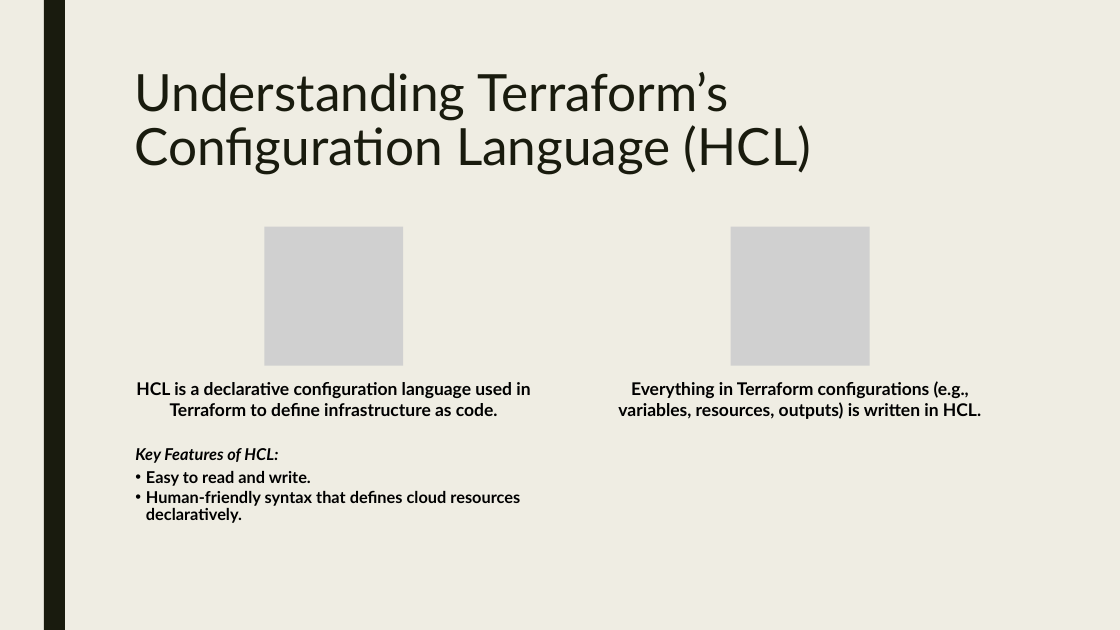
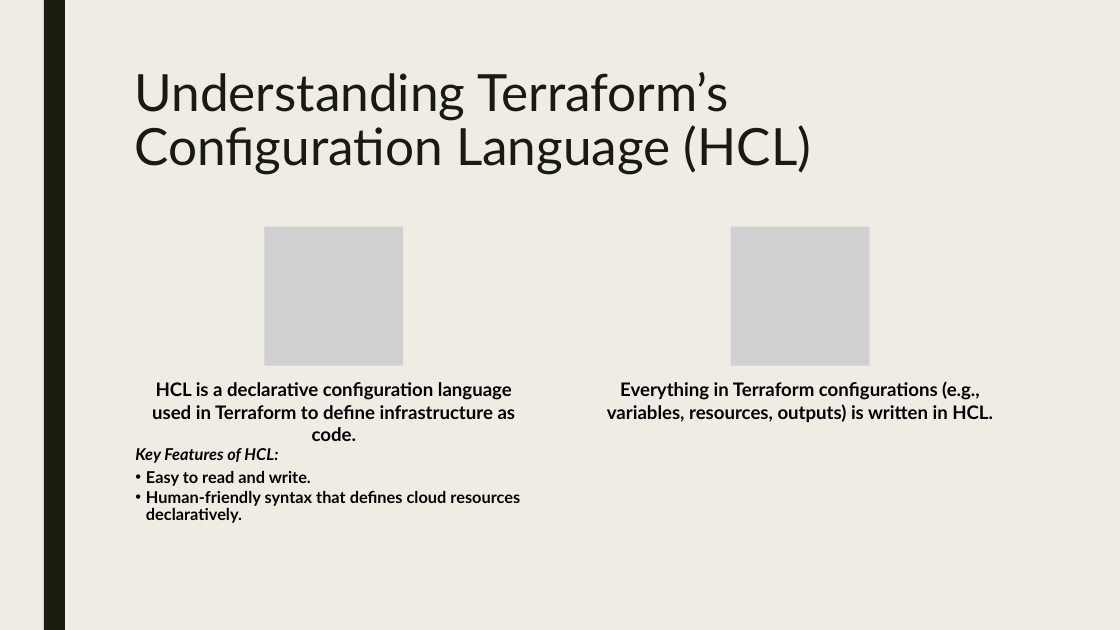
Before and after one commit to cwoodruff/terraform-workshop, a slide deck: slide 2 of slides/2-Terraform Configuration Language.pptx. Drawn at 1120x630 pixels with LibreOffice and Linux fonts; fonts in the diff are those of the drawing; grey boxes stand for pictures. Boxes give left, top, right and bottom in pixels: in the first picture for what was removed or moved away, otherwise in the second. Text is boxed around its words. In the diff, an @@ line names an element or a change of style, - is before the commit and + after.

```diff
--- a/slides/2-Terraform Configuration Language.pptx
+++ b/slides/2-Terraform Configuration Language.pptx
@@ text "HCL is a declarative configuration ..." at bbox=[152, 382, 516, 441]: size 15 to 16 pt @@
@@ text "Everything in Terraform configurations (e.g., ..." at bbox=[607, 381, 993, 422]: size 15 to 16 pt @@
```
Also in this commit, not shown: 2 other files.
